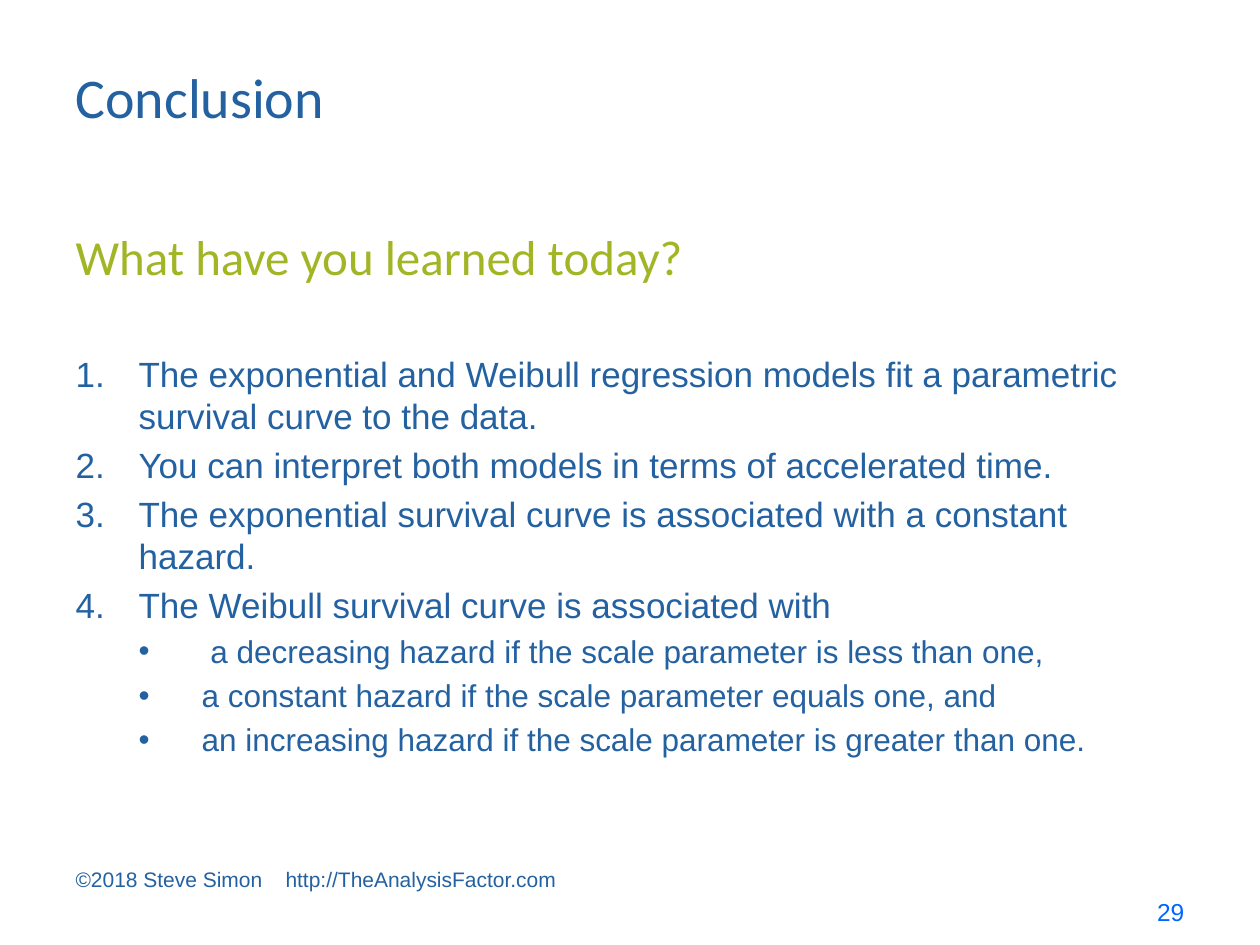
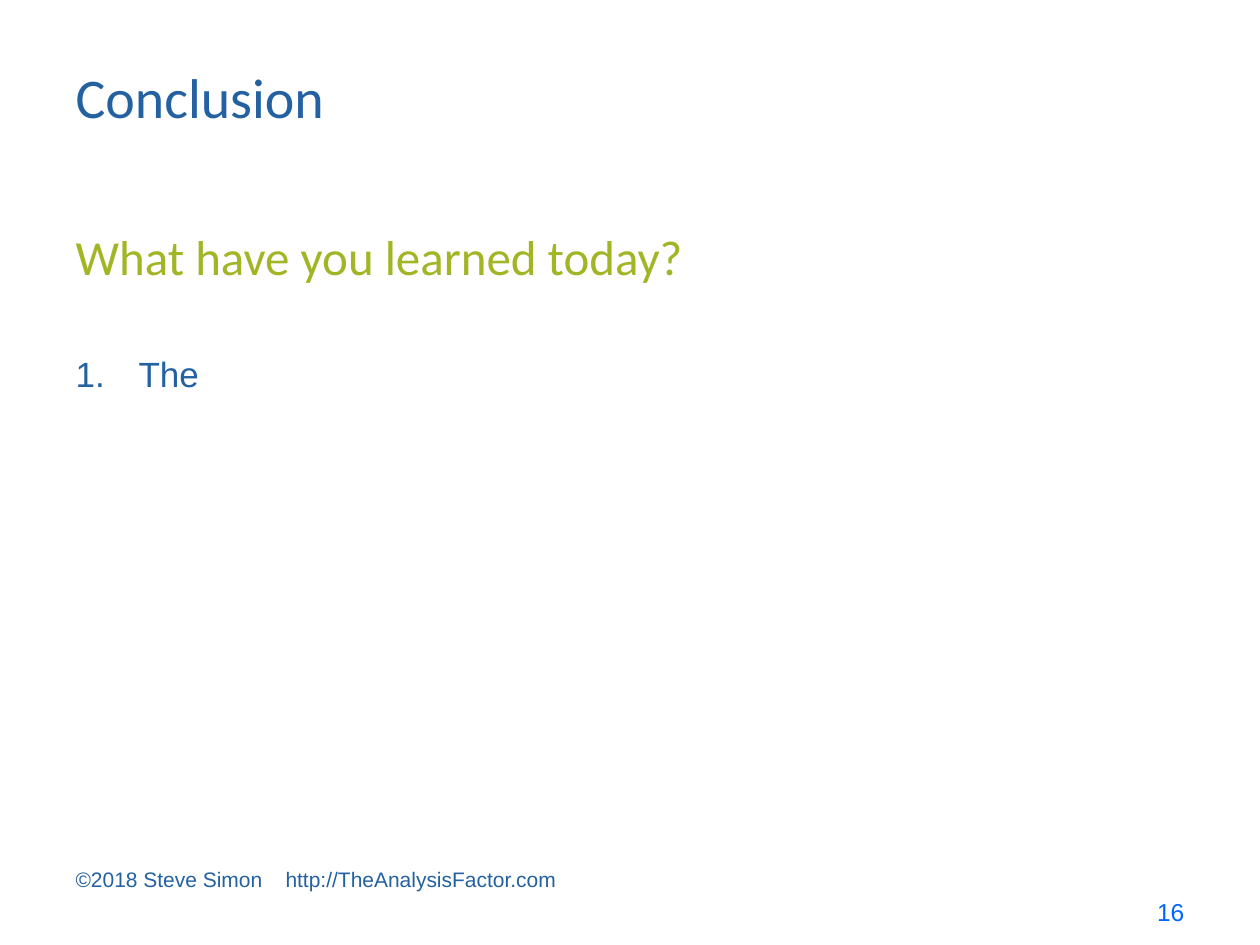
Before and after one commit to pmean/survival-models, a slide deck: slide 16 of bin/survival lecture 6.pptx (slide 29 before the commit). Drawn at 1260x945 pixels with LibreOffice and Linux fonts; fonts in the diff are those of the drawing. Boxes give left, top, right and bottom in pixels: in the first picture for what was removed or moved away, otherwise in the second. Text is boxed around its words. In the diff, an @@ line names an element or a change of style, - is before the commit and + after.

```diff
--- a/bin/survival lecture 6.pptx
+++ b/bin/survival lecture 6.pptx
@@ text at <box>139,361,199,388</box>: text changed @@
-1. The exponential and Weibull regression models fit a parametric survival curve to the data.
-2. You can interpret both models in terms of accelerated time.
-3. The exponential survival curve is associated with a constant hazard.
-4. The Weibull survival curve is associated with
-  • a decreasing hazard if the scale parameter is less than one,
-  • a constant hazard if the scale parameter equals one, and
-  • an increasing hazard if the scale parameter is greater than one.
+1. The
@@ page number at <box>1157,904,1184,922</box>: text changed @@
-29
+16
```
Also in this commit, not shown: 15 other slides changed, 13 slides removed, 2 other files.
